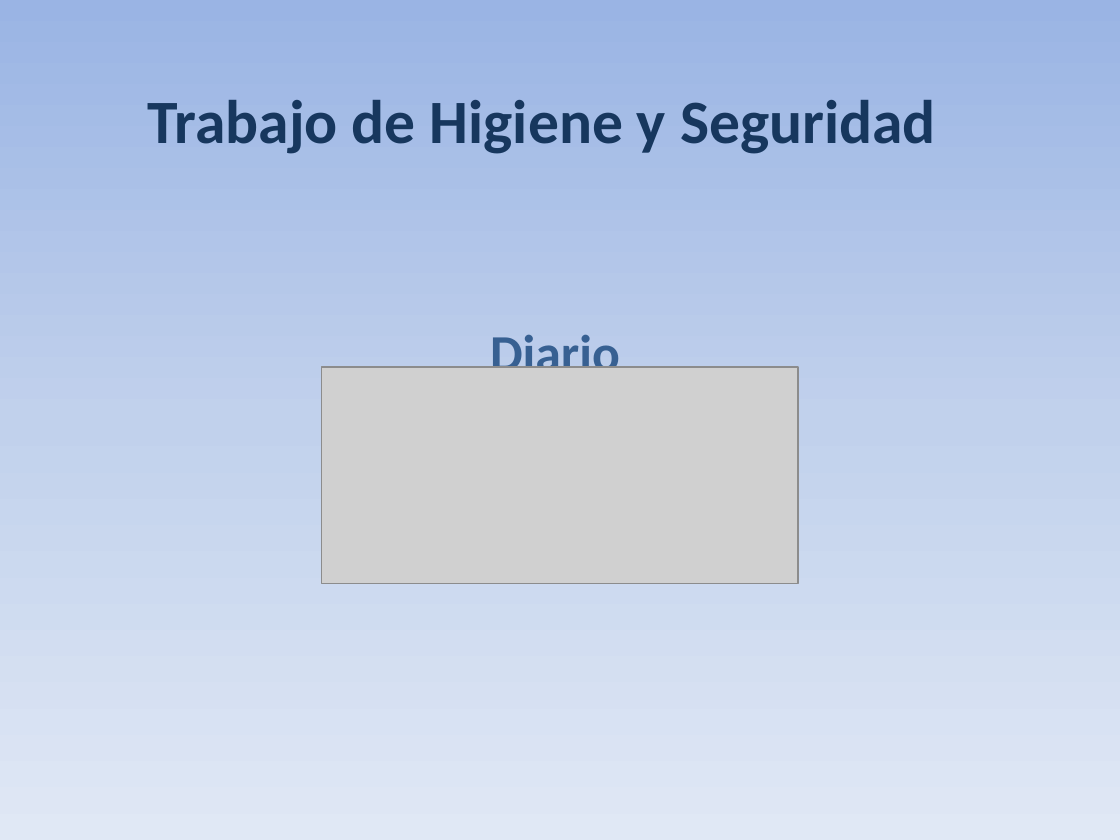
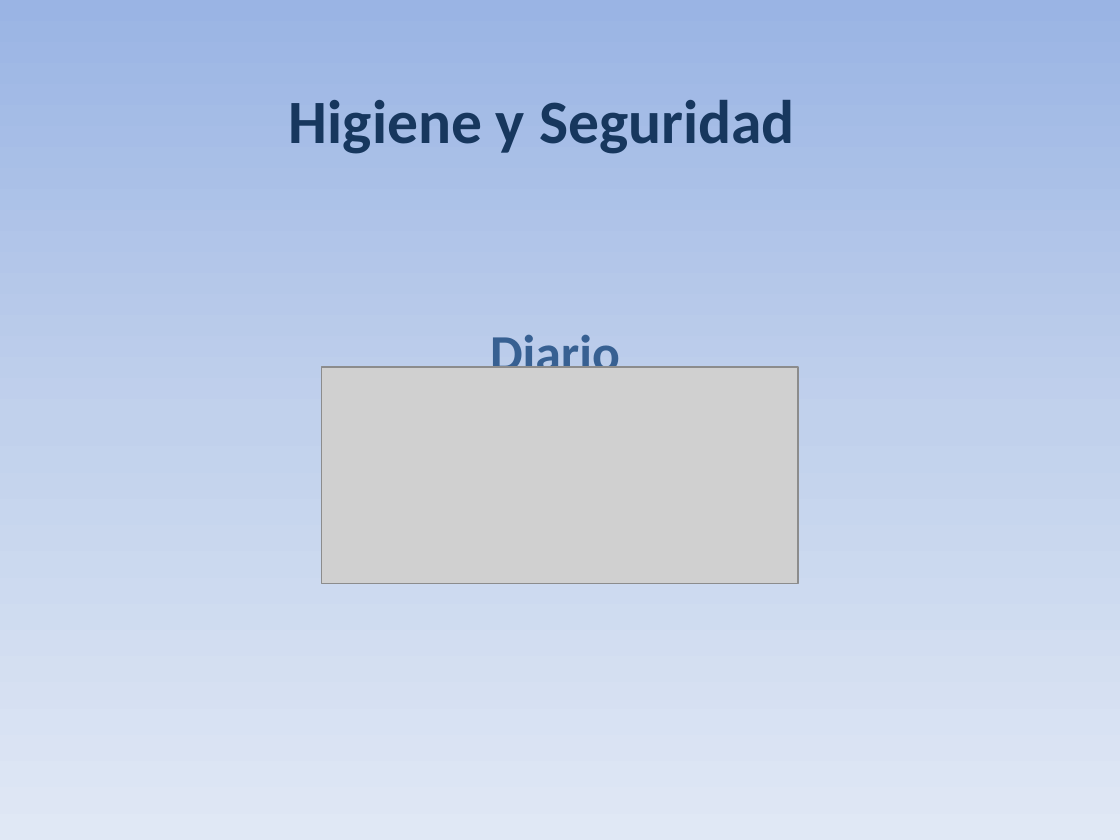
Before and after one commit to xipone/adm-recursos-2012, a slide deck: slide 1 of Seguridad-Higiene/Trabajo de Higiene y Seguridad.pptx. Drawn at 1120x840 pixels with LibreOffice and Linux fonts; fonts in the diff are those of the drawing; grey boxes stand for pictures. Boxes give left, top, right and bottom in pixels: in the first picture for what was removed or moved away, otherwise in the second. Text is boxed around its words. In the diff, an @@ line names an element or a change of style, - is before the commit and + after.

```diff
--- a/Seguridad-Higiene/Trabajo de Higiene y Seguridad.pptx
+++ b/Seguridad-Higiene/Trabajo de Higiene y Seguridad.pptx
@@ title at (289,100,795,154): text changed @@
-Trabajo de Higiene y Seguridad
+Higiene y Seguridad
```
Also in this commit, not shown: 3 other slides changed, 1 slide removed, 2 other files.
